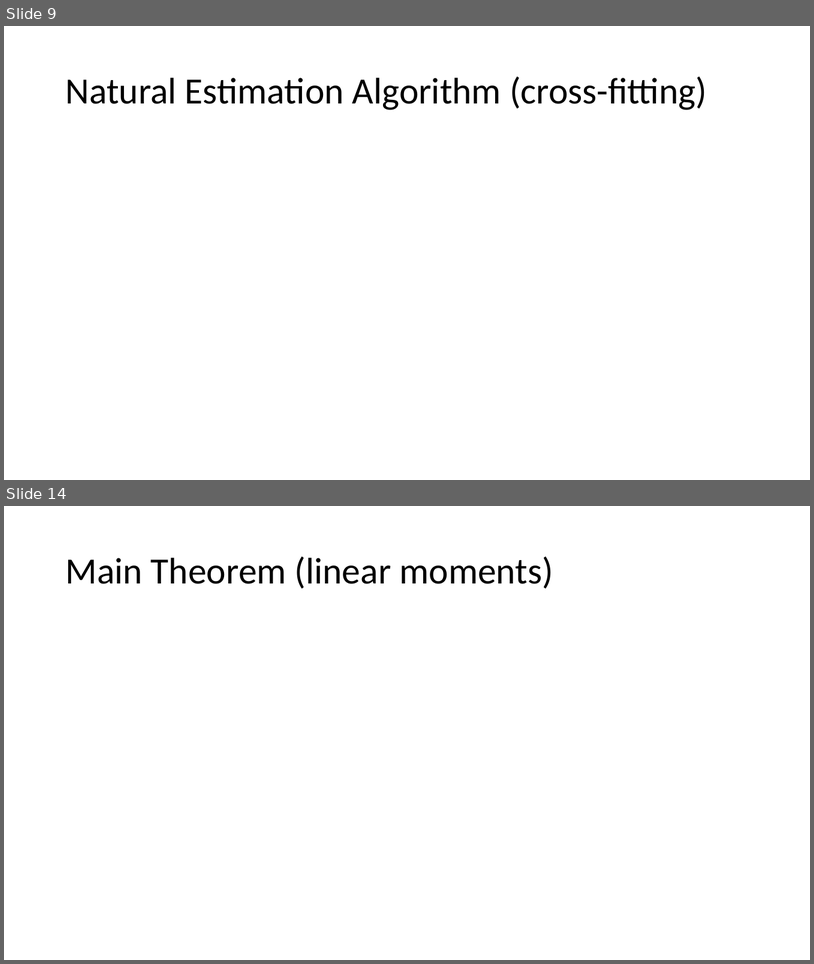
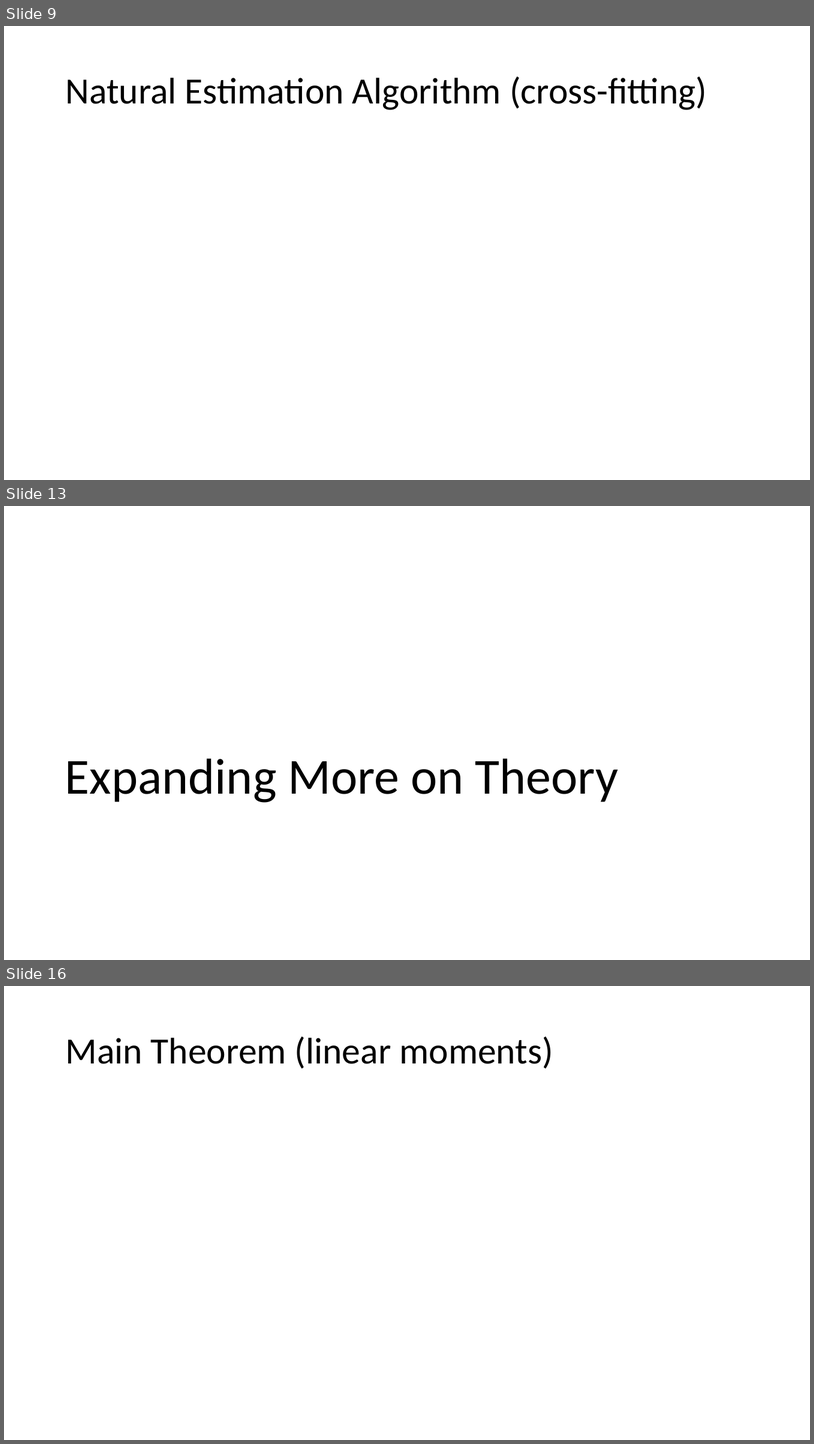
Before and after one commit to stanford-msande228/winter23, a slide deck: MSANDE228_Lecture13_Inference_with_Modern_NonLinear_Methods2.pptx. Shown one above the other, each under a label of ours: slides 9 and 14 before the commit, slides 9, 13 and 16 after it; the slides between them are not shown. The pictures are 814x964 and 814x1444 pixels, drawn with LibreOffice and Linux fonts; fonts in the diff are those of the drawing; grey boxes stand for pictures. Boxes give left, top, right and bottom in pixels: in the first picture for what was removed or moved away, otherwise in the second. Text is boxed around its words. In the diff, an @@ line names an element or a change of style, - is before the commit and + after.

```diff
--- a/MSANDE228_Lecture13_Inference_with_Modern_NonLinear_Methods2.pptx
+++ b/MSANDE228_Lecture13_Inference_with_Modern_NonLinear_Methods2.pptx
@@ slide 13 added at [4,506,810,960], background #FFFFFF @@
@@ title added at [65,758,619,802], 60 pt, text #000000 @@
+Expanding More on Theory
@@ what was slide 14 is now slide 16 @@
```
Also in this commit, not shown: 5 slides changed, 2 other slides added, 1 slide removed, 3 other files.
